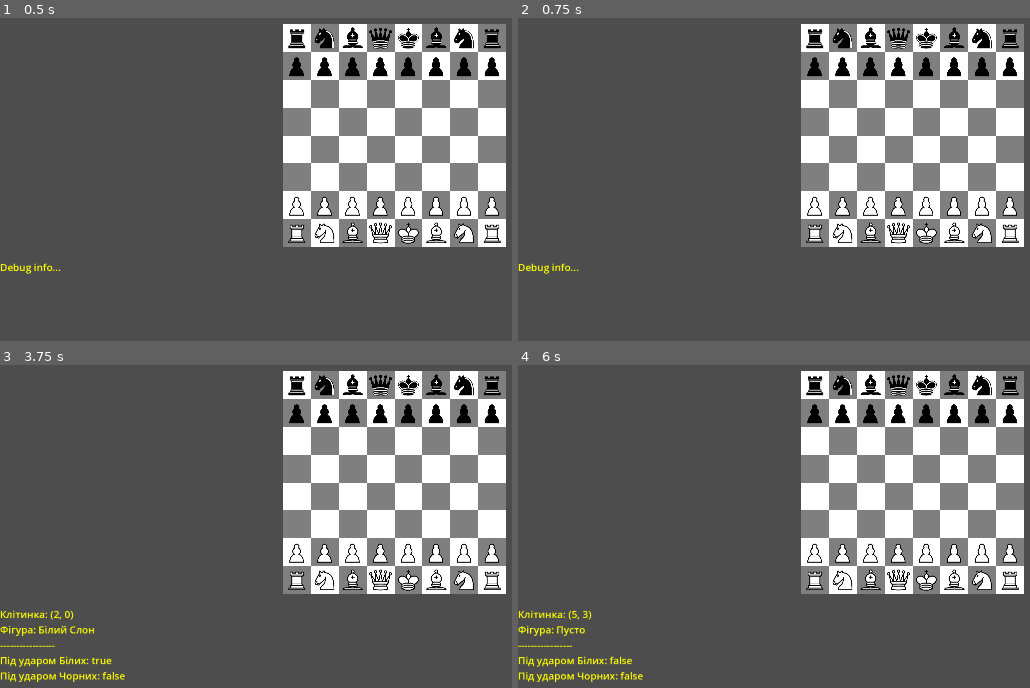
Above: before the commit, frames 1-4 (two rows, left to right).
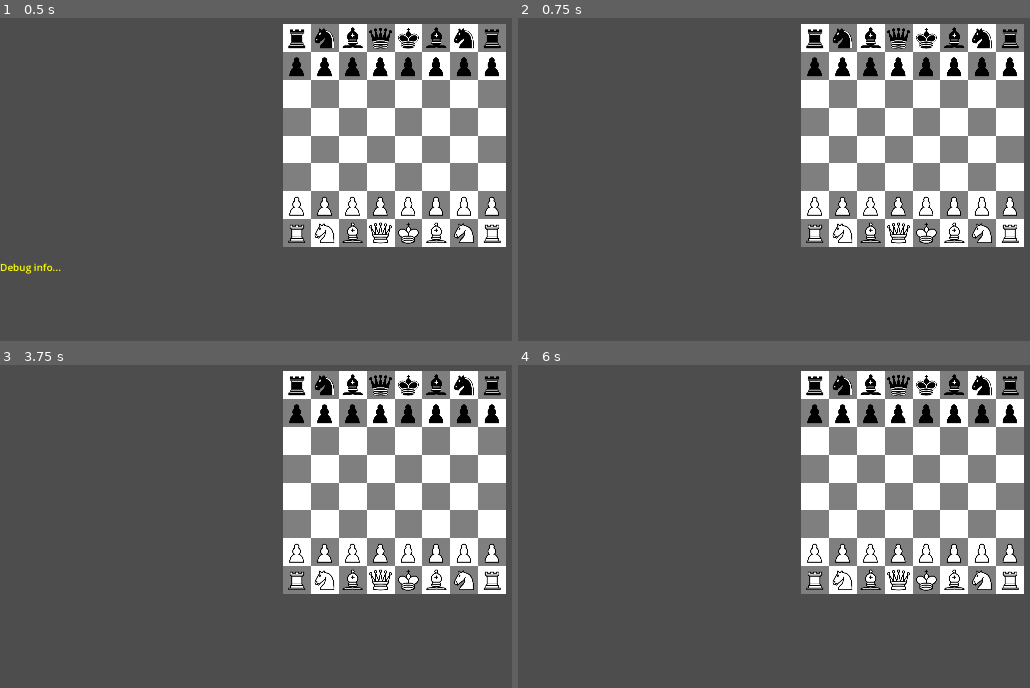
Above: after the commit, the same moments.

Repository: MrAlexander7/chess-with-hp
Game: Godot game, scene res://scene/main.tscn
Same seed, same stepped clock (60 frames per second), same inputs: the game is played once before the commit and once after it.
Inputs (mouse positions are in pixels of both pictures, inside the frame that each line leads up to):
- Up to frame 1 (0.5 s): no input
- Up to frame 2 (0.75 s): tap Enter at 0.5 s; move the mouse to (outside the picture) at 0.52 s; click (outside the picture) at 0.67 s
- Up to frame 3 (3.75 s): tap Space at 1.25, 2.75 s; move the mouse to (240, 510) at 1.27 s; click (240, 510) at 1.42 s; tap Enter at 2, 3.5 s; move the mouse to (481, 387) at 2.02 s; click (481, 387) at 2.17 s; move the mouse to (358, 578) at 2.77 s; click (358, 578) at 2.92 s; move the mouse to (outside the picture) at 3.52 s; click (outside the picture) at 3.67 s
- Up to frame 4 (6 s): tap Space at 4.25 s; move the mouse to (676, 419) at 4.27 s; click (676, 419) at 4.42 s; move the mouse to (958, 487) at 5.02 s; click (958, 487) at 5.17 s; move the mouse to (799, 374) at 5.77 s; click (799, 374) at 5.92 s

Frame 1 is identical in both runs. In frame 2, 0.1% of the frame differs, in the area x 0-12%, y 75-80%; in frame 3, 1.0%, in the area x 0-25%, y 75-99%; in frame 4, 1.0%.

Commit message:
start write is_move_safe

Diff:
--- a/scripts/main.gd
+++ b/scripts/main.gd
@@ -47,6 +47,7 @@
 		# 4. Перевіряємо, чи ми клікнули в межах дошки
 		if tilemap_coords.x < 0 or tilemap_coords.x > 7 or tilemap_coords.y < 0 or tilemap_coords.y > 7:
 			activatePiece(null) # Клік за межами, знімаємо виділення
+			debugLog.text = ""
 			return
 
 		# 5. КОНВЕРТУЄМО КООРДИНАТИ TILEMAP У ШАХОВІ КООРДИНАТИ
@@ -74,17 +75,20 @@
 		else:
 			# Якщо фігура активна, перевіряємо, чи може вона сюди піти
 			if activePiece.canMove2Cell(cellCoord.x, cellCoord.y):
+				if is_move_safe(activePiece, cellCoord.x, cellCoord.y):
+					# Перевірка на взяття фігури
+					var target_piece = get_piece_at(cellCoord.x, cellCoord.y)
+					if target_piece != null:
+						# canMove2Cell вже перевірила, що це фігура ворога
+						removePiece(target_piece)
 
-				# Перевірка на взяття фігури
-				var target_piece = get_piece_at(cellCoord.x, cellCoord.y)
-				if target_piece != null:
-					# canMove2Cell вже перевірила, що це фігура ворога
-					removePiece(target_piece)
-
-				# Переміщуємо фігуру
-				activePiece.placeAtCell(cellCoord.x, cellCoord.y)
-				activatePiece(null)
-				change_turn()
+					# Переміщуємо фігуру
+					activePiece.placeAtCell(cellCoord.x, cellCoord.y)
+					activatePiece(null)
+					check_for_check_status()
+					change_turn()
+				else:
+					debugLog.text = "Хід заборонено! Ваш Король під ударом!"
 			else:
 				# Перевіримо, чи є на цій клітинці інша НАША фігура.
 				var target_piece = get_piece_at(cellCoord.x, cellCoord.y)
@@ -175,5 +179,17 @@
 	info += "Під ударом Білих: %s\n" % str(attacked_by_white)
 	info += "Під ударом Чорних: %s\n" % str(attacked_by_black)
 
-	# Виводимо текст на екран
 	debugLog.text = info
+
+
+func is_move_safe(piece, target_v, target_h) -> bool:
+	return true
+
+func find_king_coords(c) -> Vector2i:
+	for p in pieces:
+		if p.type == 0 and p.color == c: # 0 - це ID Короля
+			return Vector2i(p.vertid, p.horzid)
+	return Vector2i(0,0) # На випадок помилки
+
+func check_for_check_status():
+	pass
